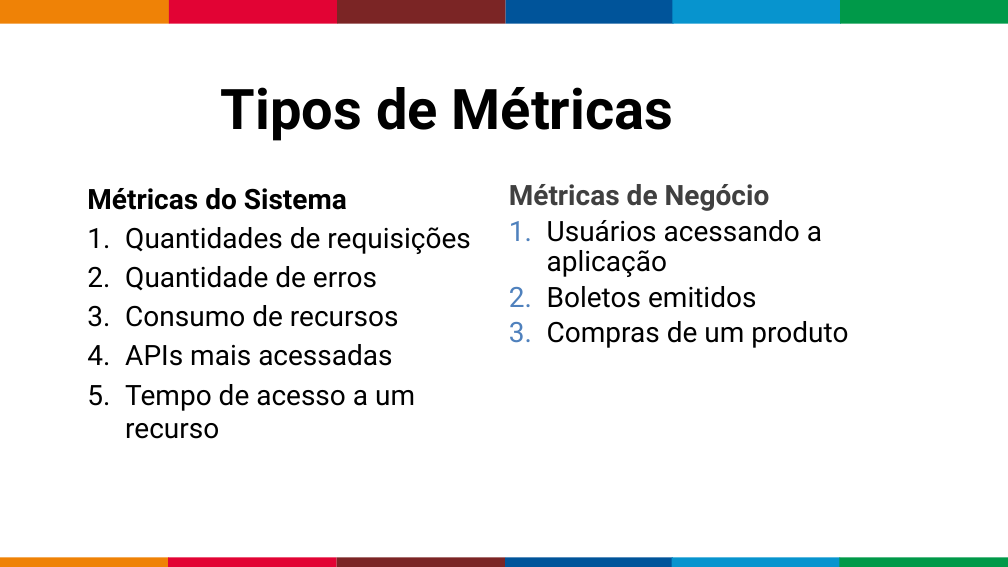
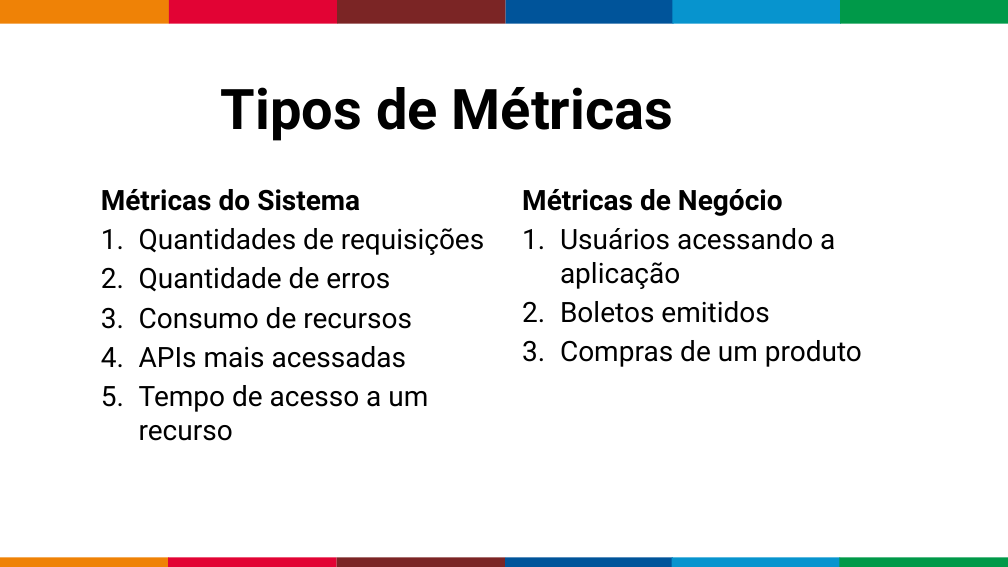
Before and after one commit to fabricioveronez/ImplementandoMetricasHealthcheck, a slide deck: slide 5 of docs/MetricasHealthcheckTDC.pptx. Drawn at 1008x567 pixels with LibreOffice and Linux fonts; fonts in the diff are those of the drawing; background and template pictures are left out. Boxes give left, top, right and bottom in pixels: in the first picture for what was removed or moved away, otherwise in the second. Text is boxed around its words. In the diff, an @@ line names an element or a change of style, - is before the commit and + after.

```diff
--- a/docs/MetricasHealthcheckTDC.pptx
+++ b/docs/MetricasHealthcheckTDC.pptx
@@ text "Métricas do Sistema": place and size @@
-text "Métricas do Sistema" at [87, 188, 470, 439]
+text "Métricas do Sistema" at [101, 189, 484, 441]
@@ text "Métricas de Negócio": place and size @@
-text "Métricas de Negócio" at [509, 184, 848, 348]
+text "Métricas de Negócio" at [522, 189, 862, 367]
@@ text "Métricas de Negócio" at [522, 189, 862, 367]: text colour #404040 to #000000 in "Métricas de Negócio"; line spacing 0.9 to 1; less space between paragraphs @@
```
Also in this commit, not shown: 6 other slides changed, 1 slide added, 1 slide removed.
